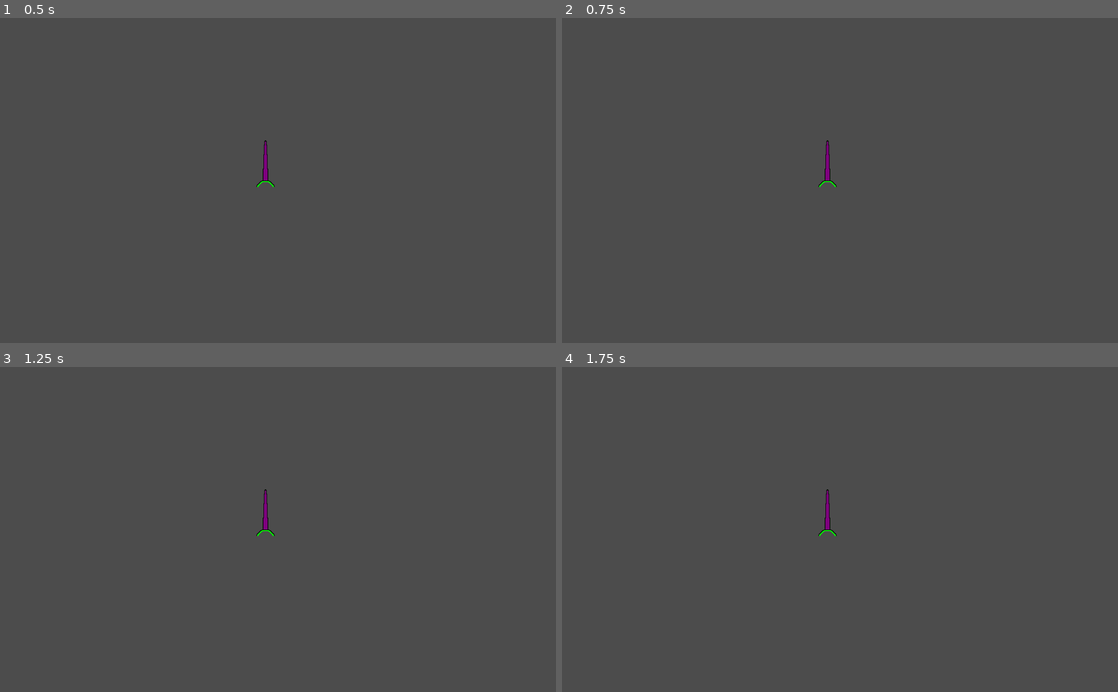
Above: before the commit, frames 1-4 (two rows, left to right).
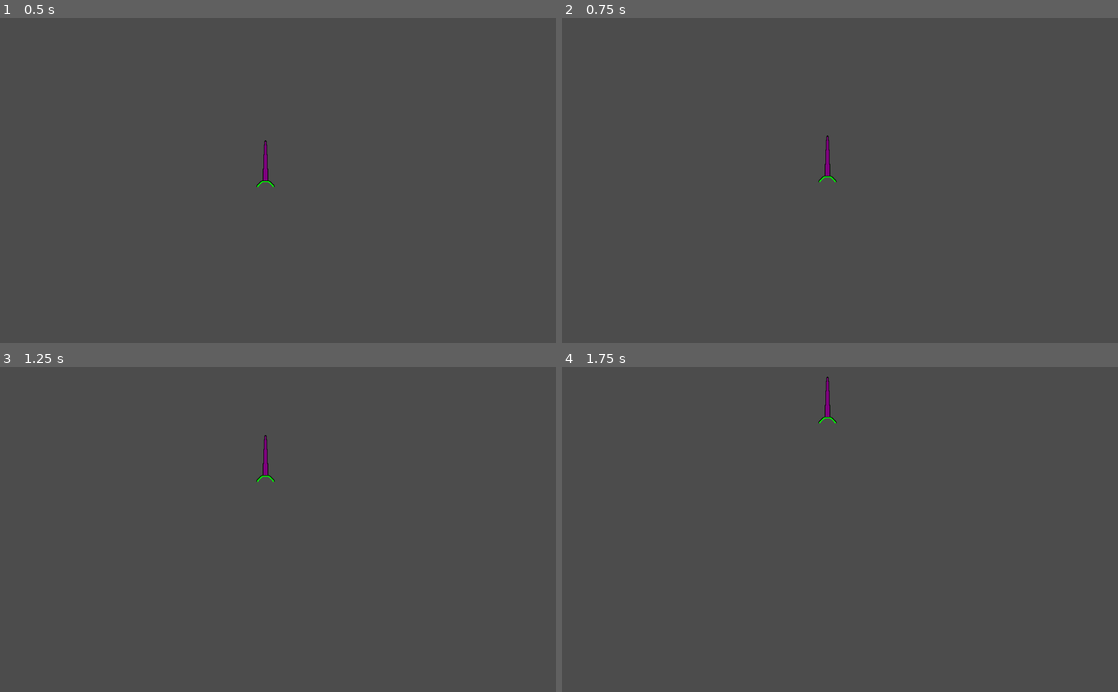
Above: after the commit, the same moments.

Repository: yusufmte/joustronauts
Game: Godot game, scene res://lance.tscn
Two runs of this game, one before a commit and one after it. Both use one fixed random seed, a clock stepped at 60 frames per second and the inputs below.
Inputs:
- Up to frame 1 (0.5 s): no input
- Up to frame 2 (0.75 s): tap Enter at 0.5 s; hold Up (lanceP_forward) from 0.53 s (still down)
- Up to frame 3 (1.25 s): keep holding Up (lanceP_forward)
- Up to frame 4 (1.75 s): tap Space at 1.25 s; release Up (lanceP_forward) at 1.28 s; hold Down (lanceP_reverse) from 1.28 s (still down)

Frame 1 is identical in both runs. In frame 2, less than 0.1% of the frame differs, in the area x 46-50%, y 36-53%; in frame 3, 0.2%, in the area x 46-50%, y 20-53%; in frame 4, 0.2%.

Commit message:
add basic movement functions

Diff:
--- a/lance.gd
+++ b/lance.gd
@@ -6,11 +6,21 @@
 export var deceleration = 800
 export var rot_speed = 120
 
+var velocity = Vector2.ZERO
+
 # Called when the node enters the scene tree for the first time.
 func _ready():
 	pass # Replace with function body.
 
 
 # Called every frame. 'delta' is the elapsed time since the previous frame.
-#func _process(delta):
-#	pass
+func _process(delta):
+	if Input.is_action_pressed("lanceP_forward") and velocity.y < max_speed:
+		velocity.y += acceleration * delta
+	if Input.is_action_pressed("lanceP_reverse"):
+		velocity.y -= acceleration * delta
+
+
+	if velocity != Vector2.ZERO:
+		position.y -= velocity.y * delta
+		position.x += velocity.x * delta
